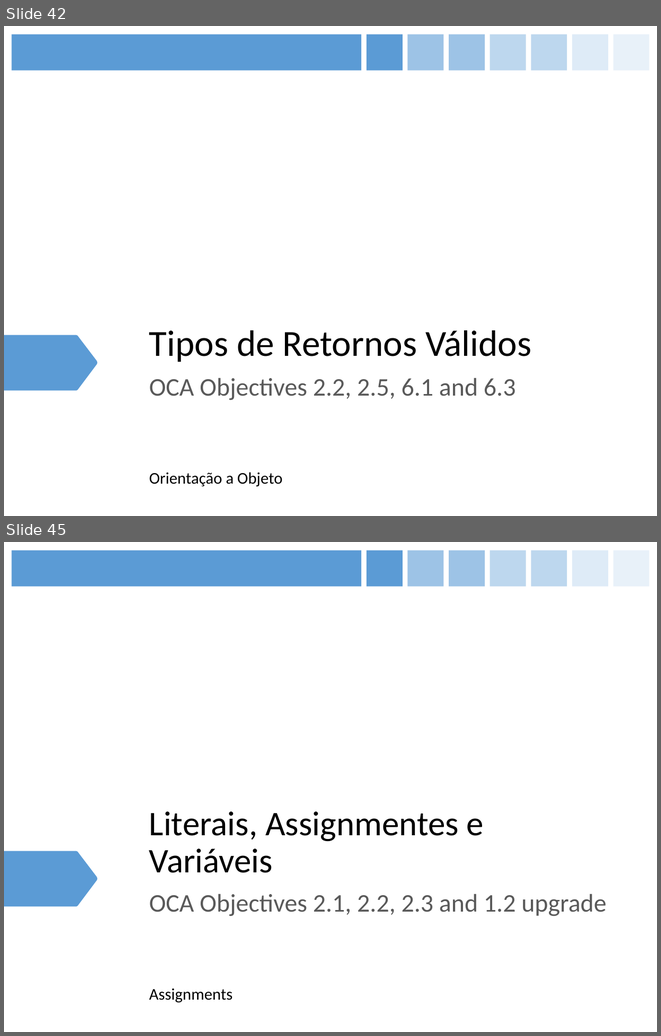
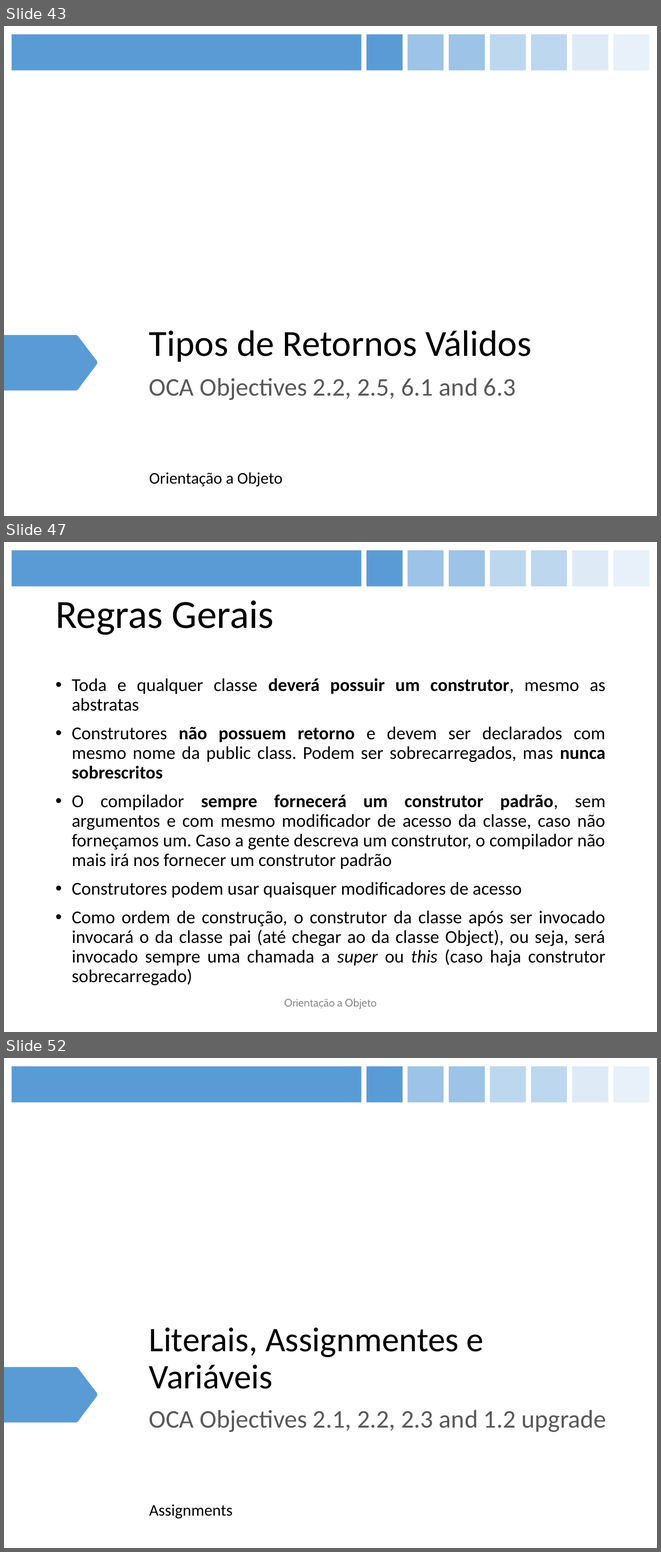
Before and after one commit to figueiredojrr/treinamentoJavaSeOcaAgosto, a slide deck: TreinamentoJavaSeOca/documentos/apresentação/OCA.pptx. Shown one above the other, each under a label of ours: slides 42 and 45 before the commit, slides 43, 47 and 52 after it; the slides between them are not shown. The pictures are 661x1036 and 661x1552 pixels, drawn with LibreOffice and Linux fonts; fonts in the diff are those of the drawing. Boxes give left, top, right and bottom in pixels: in the first picture for what was removed or moved away, otherwise in the second. Text is boxed around its words. In the diff, an @@ line names an element or a change of style, - is before the commit and + after.

```diff
--- a/TreinamentoJavaSeOca/documentos/apresentação/OCA.pptx
+++ b/TreinamentoJavaSeOca/documentos/apresentação/OCA.pptx
@@ slide 47 added at <box>4,542,657,1032</box>, background #FFFFFF; not listed: 8 template elements that a slide beside it also shows @@
@@ title added at <box>55,600,274,635</box>, 44 pt, text #000000 @@
+Regras Gerais
@@ text added at <box>72,678,606,985</box>, 20 pt, text #000000 @@
+• Toda e qualquer classe deverá possuir um construtor, mesmo as abstratas
+• Construtores não possuem retorno e devem ser declarados com mesmo nome da public class. Podem ser sobrecarregados, mas nunca sobrescritos
+• O compilador sempre fornecerá um construtor padrão, sem argumentos e com mesmo modificador de acesso da classe, caso não forneçamos um. Caso a gente descreva um construtor, o compilador não mais irá nos fornecer um construtor padrão
+• Construtores podem usar quaisquer modificadores de acesso
+• Como ordem de construção, o construtor da classe após ser invocado invocará o da classe pai (até chegar ao da classe Object), ou seja, será invocado sempre uma chamada a super ou this (caso haja construtor sobrecarregado)
@@ text added at <box>284,998,377,1009</box>, 12 pt, text #8C8C8C @@
+Orientação a Objeto
@@ what was slide 42 is now slide 43 @@
@@ what was slide 45 is now slide 52 @@
```
Also in this commit, not shown: 3 slides changed, 6 other slides added.
